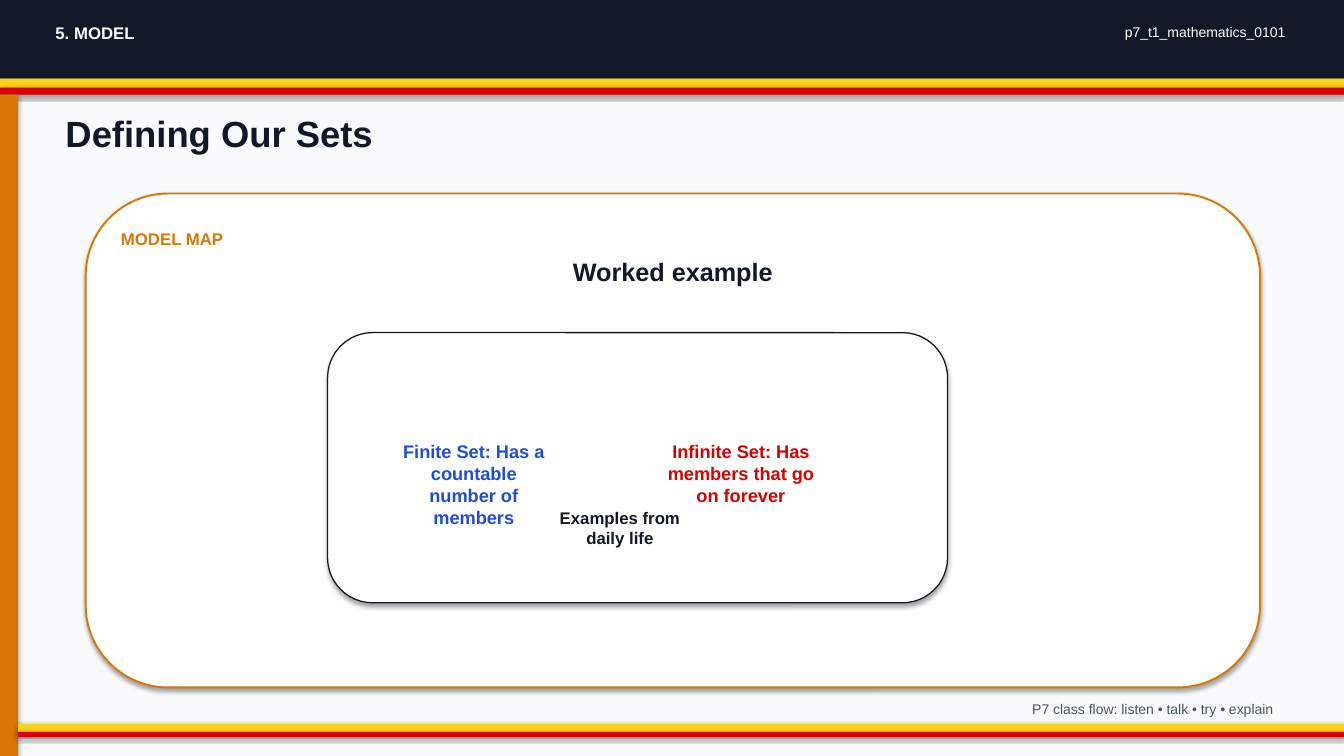
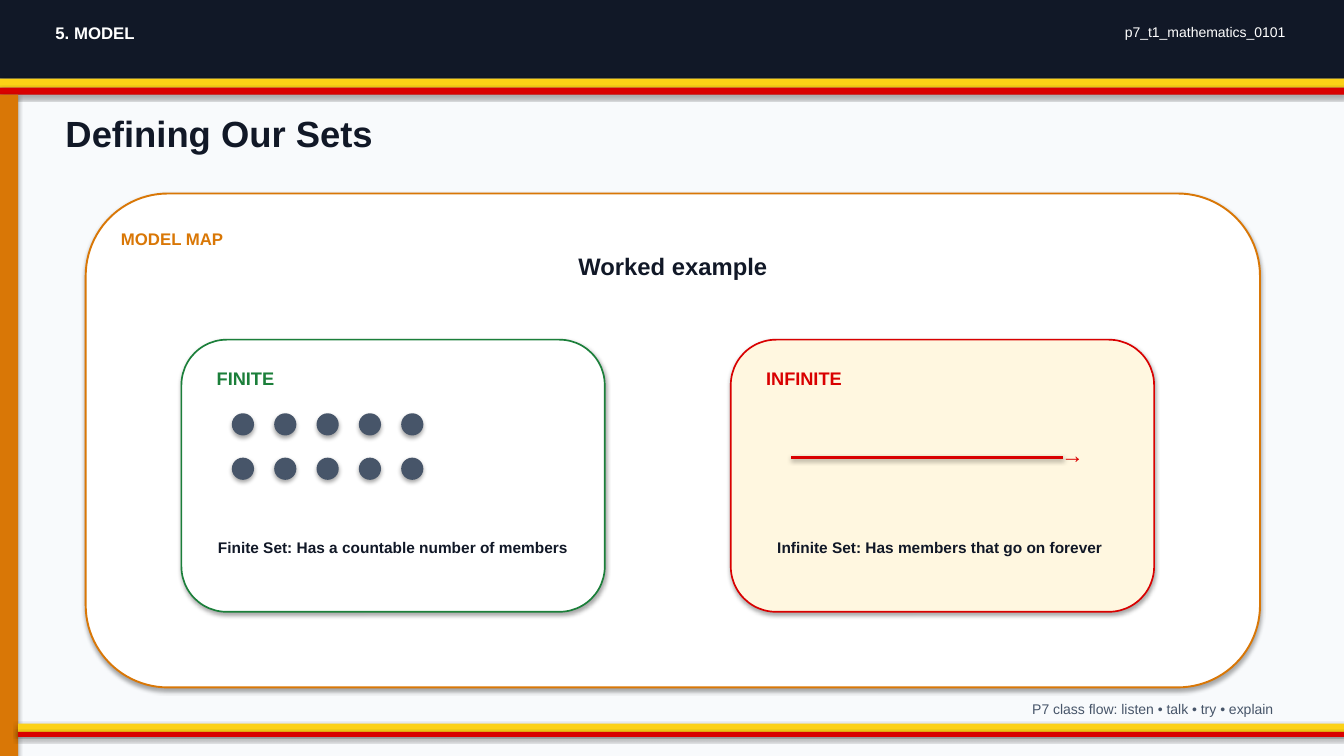
Before and after one commit to yousunjung84-edu/uganda-p7-mvp-20260629, a slide deck: slide 5 of uganda-p7-mvp/p7_t1_mathematics_0101/p7_t1_mathematics_0101.pptx. Drawn at 1344x756 pixels with LibreOffice and Linux fonts; fonts in the diff are those of the drawing. Boxes give left, top, right and bottom in pixels: in the first picture for what was removed or moved away, otherwise in the second. Text is boxed around its words. In the diff, an @@ line names an element or a change of style, - is before the commit and + after.

```diff
--- a/uganda-p7-mvp/p7_t1_mathematics_0101/p7_t1_mathematics_0101.pptx
+++ b/uganda-p7-mvp/p7_t1_mathematics_0101/p7_t1_mathematics_0101.pptx
@@ text "Worked example" at <box>578,257,767,280</box>: size 18 to 17 pt @@
@@ rounded rectangle added at <box>181,340,605,612</box>, fill #FFFFFF, outline #1B7F3A 1.2 pt @@
@@ rounded rectangle removed at <box>328,333,948,603</box> @@
@@ rounded rectangle added at <box>731,340,1154,612</box>, fill #FFF7E0, outline #D90000 1.2 pt @@
@@ text added at <box>217,372,274,385</box>, 13 pt, text #1B7F3A, bold @@
+FINITE
@@ ellipse removed at <box>388,360,645,577</box> @@
@@ ellipse removed at <box>595,360,852,577</box> @@
@@ text added at <box>766,372,842,385</box>, 13 pt, text #D90000, bold @@
+INFINITE
@@ ellipse added at <box>232,413,254,436</box>, fill #475569 @@
@@ ellipse added at <box>274,413,296,436</box>, fill #475569 @@
@@ ellipse added at <box>317,413,339,436</box>, fill #475569 @@
@@ ellipse added at <box>359,413,381,436</box>, fill #475569 @@
@@ ellipse added at <box>401,413,423,436</box>, fill #475569 @@
@@ text added at <box>1062,442,1090,466</box>, 16 pt, text #D90000, bold @@
+→
@@ ellipse added at <box>232,458,254,480</box>, fill #475569 @@
@@ ellipse added at <box>274,458,296,480</box>, fill #475569 @@
@@ ellipse added at <box>317,458,339,480</box>, fill #475569 @@
@@ ellipse added at <box>359,458,381,480</box>, fill #475569 @@
@@ ellipse added at <box>401,458,423,480</box>, fill #475569 @@
@@ line added from (791, 458) to (1064, 458), #D90000 2 pt @@
@@ text "Finite Set: Has a countable ...": place and size @@
-text "Finite Set: Has a countable ..." at <box>403,444,544,524</box>
+text "Finite Set: Has a countable ..." at <box>218,542,568,553</box>
@@ text "Finite Set: Has a countable ..." at <box>218,542,568,553</box>: size 13 to 11 pt, text colour #1D4ED8 to #111827 @@
@@ text removed at <box>560,512,680,548</box> @@
-Examples from daily life
@@ text "Infinite Set: Has members that ...": place and size @@
-text "Infinite Set: Has members that ..." at <box>668,444,814,502</box>
+text "Infinite Set: Has members that ..." at <box>777,542,1102,557</box>
@@ text "Infinite Set: Has members that ..." at <box>777,542,1102,557</box>: size 13 to 11 pt, text colour #D90000 to #111827 @@
```
Also in this commit, not shown: 3 other slides changed, 23 other files.
